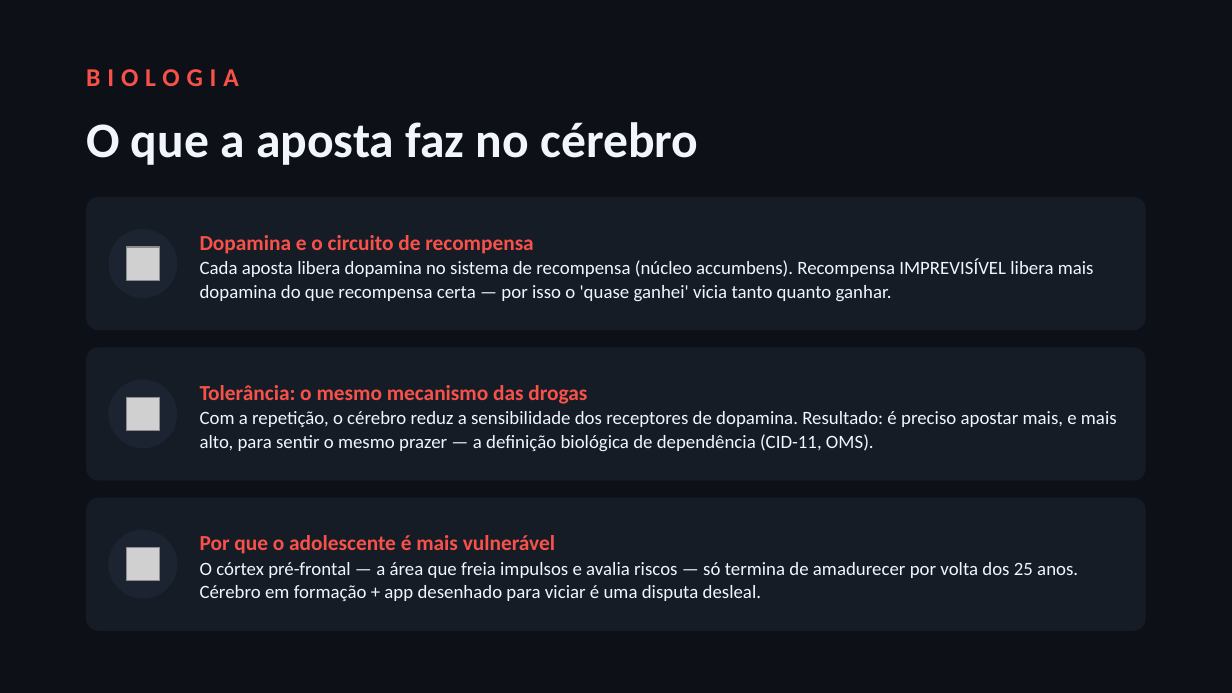
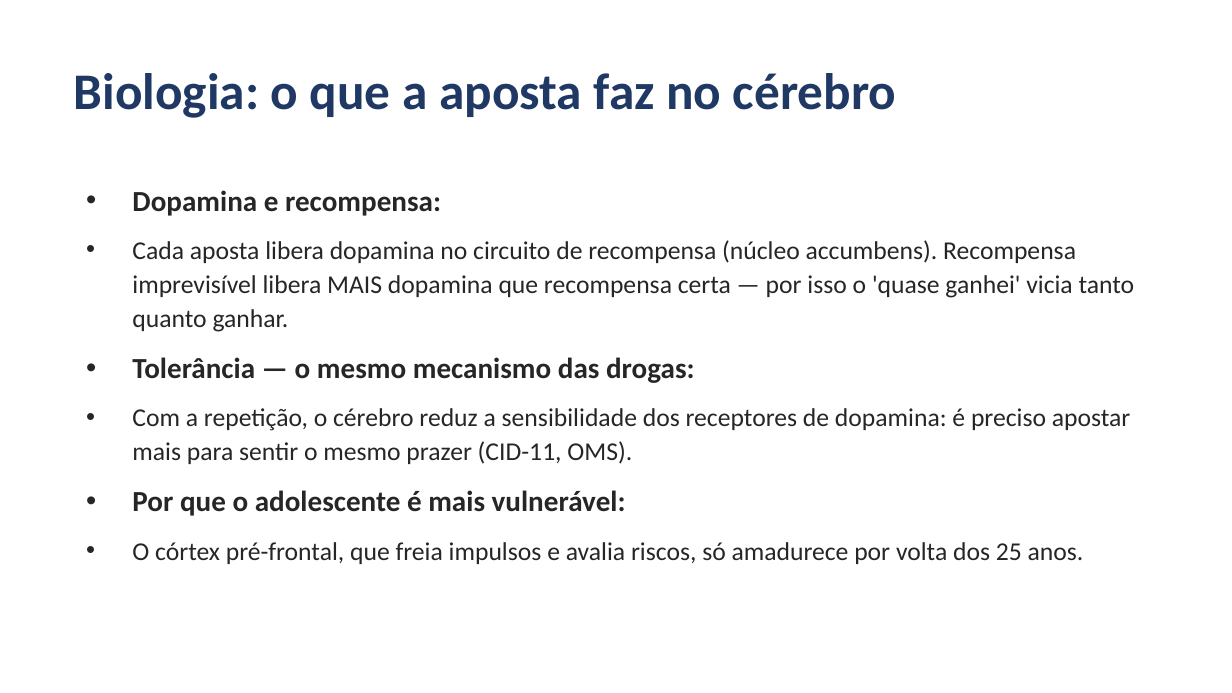
Before and after one commit to outletdoscabides10-cell/universo-site, a slide deck: slide 9 of trabalho-vicio-em-bets/vicio-em-bets.pptx. Drawn at 1232x693 pixels with LibreOffice and Linux fonts; fonts in the diff are those of the drawing; grey boxes stand for pictures. Boxes give left, top, right and bottom in pixels: in the first picture for what was removed or moved away, otherwise in the second. Text is boxed around its words. In the diff, an @@ line names an element or a change of style, - is before the commit and + after.

```diff
--- a/trabalho-vicio-em-bets/vicio-em-bets.pptx
+++ b/trabalho-vicio-em-bets/vicio-em-bets.pptx
@@ background #0D1117 to #FFFFFF @@
@@ text at [74,73,896,118]: text changed; size 29 to 30 pt; text colour #F0F6FC to #1F3864 @@
-O que a aposta faz no cérebro
+Biologia: o que a aposta faz no cérebro
@@ text removed at [86,69,239,86] @@
-BIOLOGIA
@@ text "Dopamina e recompensa:" at [132,190,1135,564]: vertical alignment middle to top @@
@@ rounded rectangle removed at [86,197,1146,330] @@
@@ text at [132,190,1135,564]: text changed; size 11 to 15 pt; text colour #F0F6FC to #262626 @@
-Tolerância: o mesmo mecanismo das drogas
-Com a repetição, o cérebro reduz a sensibilidade dos receptores de dopamina. Resultado: é preciso apostar mais, e mais alto, para sentir o mesmo prazer — a definição biológica de dependência (CID-11, OMS).
+• Dopamina e recompensa:
+• Cada aposta libera dopamina no circuito de recompensa (núcleo accumbens). Recompensa imprevisível libera MAIS dopamina que recompensa certa — por isso o 'quase ganhei' vicia tanto quanto ganhar.
+• Tolerância — o mesmo mecanismo das drogas:
+• Com a repetição, o cérebro reduz a sensibilidade dos receptores de dopamina: é preciso apostar mais para sentir o mesmo prazer (CID-11, OMS).
+• Por que o adolescente é mais vulnerável:
+• O córtex pré-frontal, que freia impulsos e avalia riscos, só amadurece por volta dos 25 anos.
@@ ellipse removed at [108,229,177,298] @@
@@ text removed at [200,235,1094,302] @@
-Dopamina e o circuito de recompensa
-Cada aposta libera dopamina no sistema de recompensa (núcleo accumbens). Recompensa IMPREVISÍVEL libera mais dopamina do que recompensa certa — por isso o 'quase ganhei' vicia tanto quanto ganhar.
@@ picture removed at [127,248,160,281] @@
@@ rounded rectangle removed at [86,347,1146,480] @@
@@ ellipse removed at [108,379,177,448] @@
@@ picture removed at [127,398,160,431] @@
@@ rounded rectangle removed at [86,498,1146,631] @@
@@ ellipse removed at [108,530,177,599] @@
@@ text removed at [200,535,1078,601] @@
-Por que o adolescente é mais vulnerável
-O córtex pré-frontal — a área que freia impulsos e avalia riscos — só termina de amadurecer por volta dos 25 anos. Cérebro em formação + app desenhado para viciar é uma disputa desleal.
@@ picture removed at [127,548,160,582] @@
```
Also in this commit, not shown: 10 other slides changed.
